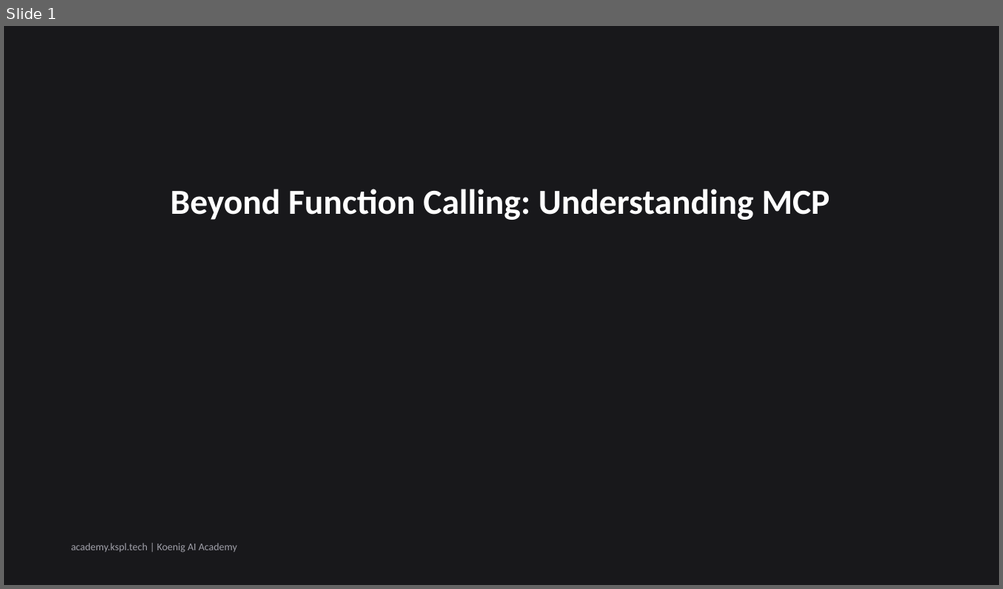
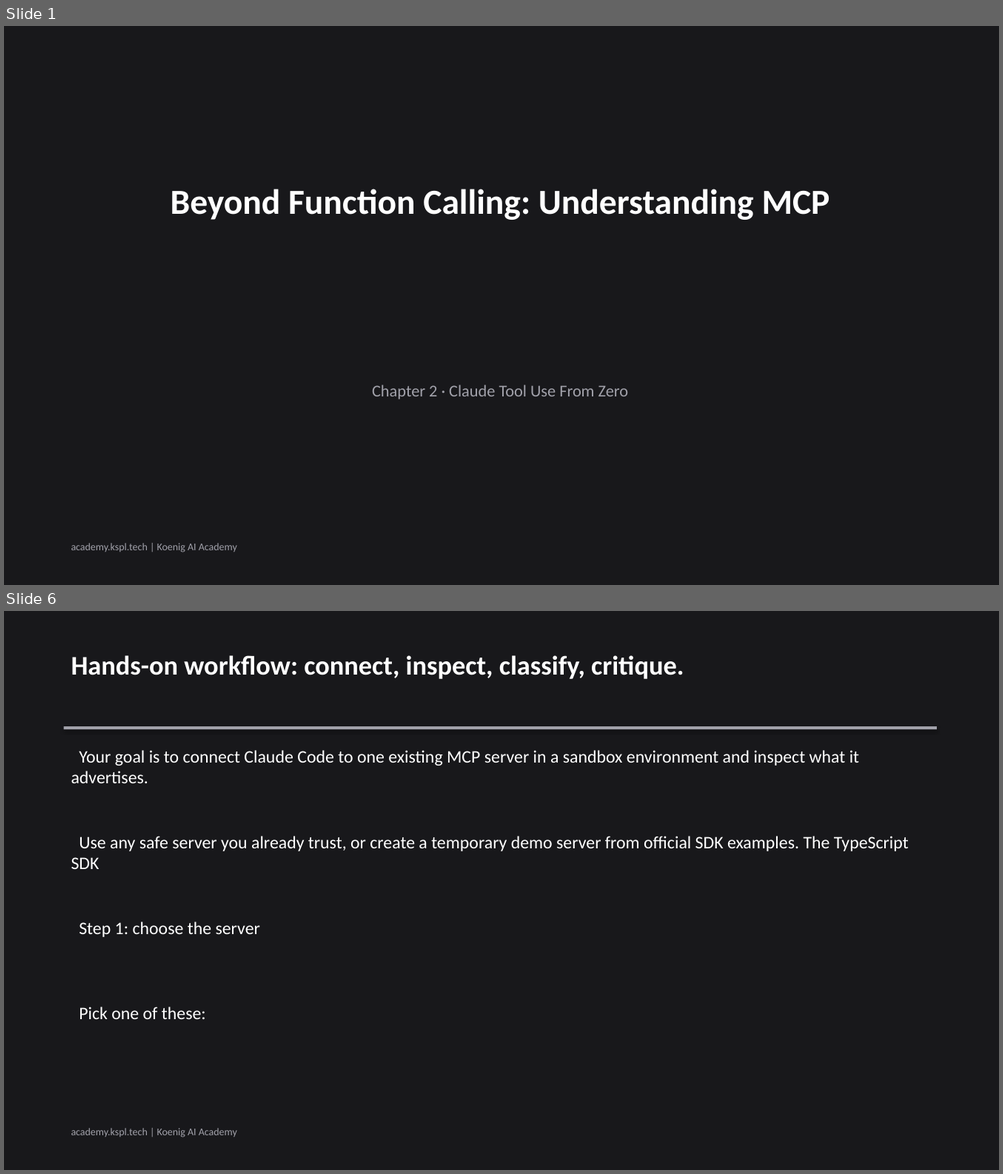
Before and after one commit to Koenig-Solutions-Private-Limited/koenig-ai-org, a slide deck: vault/courses/claude-tool-use-from-zero/ch02-slides.pptx. Shown one above the other, each under a label of ours: slide 1 before the commit, slides 1 and 6 after it; the slides between them are not shown. The pictures are 1003x589 and 1003x1174 pixels, drawn with LibreOffice and Linux fonts; fonts in the diff are those of the drawing. Boxes give left, top, right and bottom in pixels: in the first picture for what was removed or moved away, otherwise in the second. Text is boxed around its words. In the diff, an @@ line names an element or a change of style, - is before the commit and + after.

```diff
--- a/vault/courses/claude-tool-use-from-zero/ch02-slides.pptx
+++ b/vault/courses/claude-tool-use-from-zero/ch02-slides.pptx
@@ slide 6 added at <box>4,611,999,1170</box>, background #18181B @@
@@ text added at <box>71,655,683,679</box>, 26 pt, text #FFFFFF, bold @@
+Hands-on workflow: connect, inspect, classify, critique.
@@ rectangle added at <box>64,726,936,729</box>, fill #A1A1AA @@
@@ text added at <box>71,750,859,783</box>, 17 pt, text #FFFFFF @@
+Your goal is to connect Claude Code to one existing MCP server in a sandbox environment and inspect what it advertises.
@@ text added at <box>71,836,908,869</box>, 17 pt, text #FFFFFF @@
+Use any safe server you already trust, or create a temporary demo server from official SDK examples. The TypeScript SDK
@@ text added at <box>79,922,260,937</box>, 17 pt, text #FFFFFF @@
+Step 1: choose the server
@@ text added at <box>79,1007,206,1019</box>, 17 pt, text #FFFFFF @@
+Pick one of these:
@@ text added at <box>71,1128,237,1138</box>, 10 pt, text #A1A1AA @@
+academy.kspl.tech | Koenig AI Academy
@@ slide 1 changed as well @@
@@ text added at <box>372,385,628,400</box>, 16 pt, text #A1A1AA @@
+Chapter 2 · Claude Tool Use From Zero
```
Also in this commit, not shown: 4 other slides changed, 1 other slide added, 2 slides removed, 1 other file.
